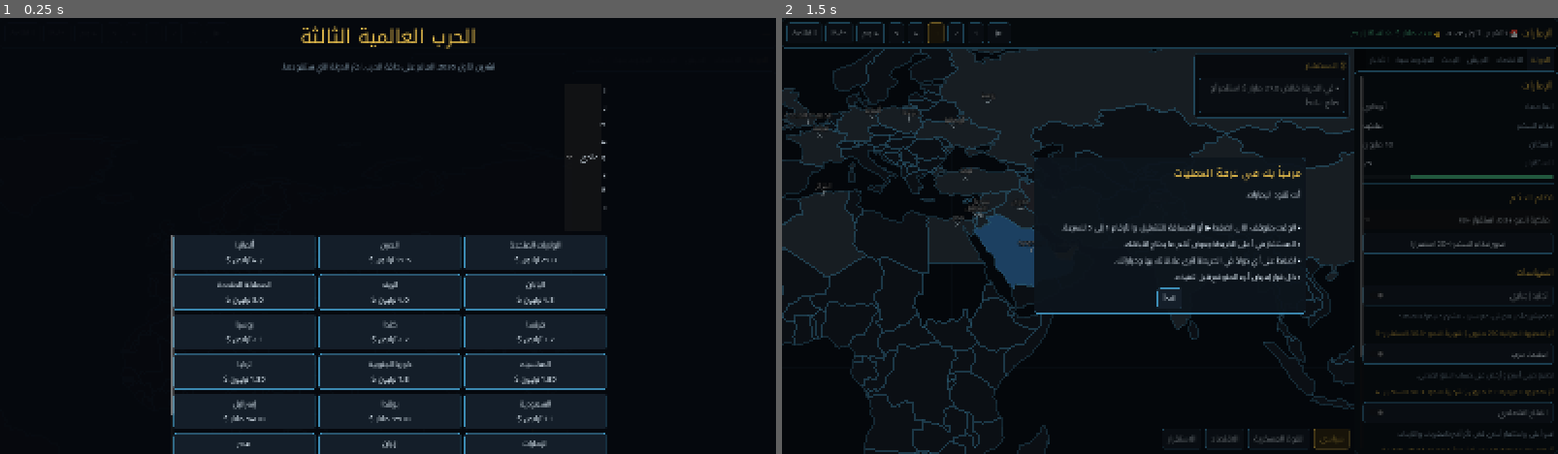
Above: before the commit, frames 1-2 (left to right).
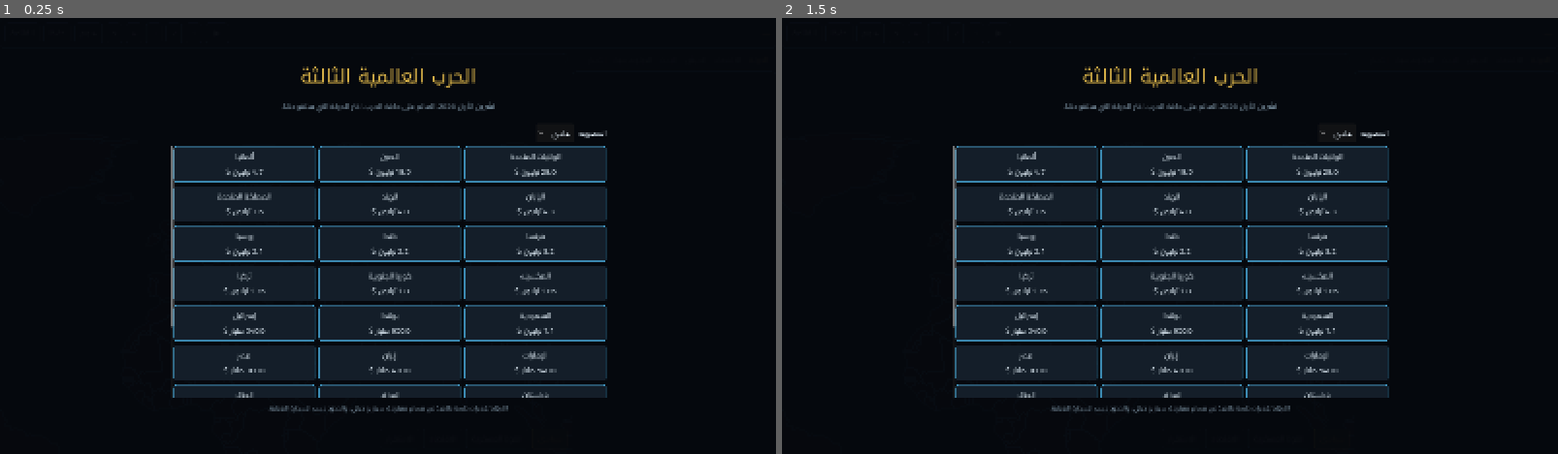
Above: after the commit, the same moments.

Repository: abbis9612-eng/zxc
Game: Godot game, scene res://ui/main.tscn
Same seed, same stepped clock (60 frames per second), same inputs: the game is played once before the commit and once after it.
Inputs:
- Up to frame 1 (0.25 s): no input
- Up to frame 2 (1.5 s): click "القوة العسكرية" at 0.5 s; click "الاستقرار" at 1.25 s

The runs differ from the first frame. In frame 1, 24% of the frame differs, in the area x 22-79%, y 1-100%; in frame 2, 22%.
Error before the commit: Parse Error: Cannot infer the type of "eff_a" variable because the value doesn't have a set type. (res://sim/combat.gd:89)

Commit message:
تشغيل فعلي على Godot 4.7: إصلاح أخطاء الترجمة والحفظ والواجهة
- combat.gd: أنواع صريحة لمتغيرات كانت تمنع ترجمة السكربت كله
- الحفظ بصيغة Godot الثنائية: JSON كان يفقد آخر رقم عشري فتنحرف المحاكاة بعد التحميل
- الواجهة: التسميات داخل الصفوف كانت تلتف حرفاً حرفاً، والقيم الطويلة توسّع اللوحة
- إزالة الرموز التعبيرية التي لا يدعمها خط Cairo
- tests/ui_smoke.gd: فحص يمر على كل الشاشات ويحفظ لقطات
- الاختبارات الآلية: 14 نجحت من 14

Co-Authored-By: Claude Opus 5.5 <noreply@anthropic.com>
Claude-Session: https://claude.ai/code/session_01WsxQtQMaNF6UyTPYC6kZwa

Diff:
--- a/sim/combat.gd
+++ b/sim/combat.gd
@@ -86,8 +86,8 @@
 	var strike_d := _side_power(sim, D, ["missiles", "drones", "artillery"]) + _side_power(sim, D, ["bombers"]) * sup_d
 	var intercept_d := clampf(ad_d / (ad_d + strike_a + 0.001), 0.05, 0.85)
 	var intercept_a := clampf(ad_a / (ad_a + strike_d + 0.001), 0.05, 0.85)
-	var eff_a := strike_a * (1.0 - intercept_d) * rng.range_f(0.85, 1.15)
-	var eff_d := strike_d * (1.0 - intercept_a) * rng.range_f(0.85, 1.15)
+	var eff_a: float = strike_a * (1.0 - intercept_d) * rng.range_f(0.85, 1.15)
+	var eff_d: float = strike_d * (1.0 - intercept_a) * rng.range_f(0.85, 1.15)
 	_apply_losses(sim, A, ["missiles"], 0.05, loss_a)
 	_apply_losses(sim, A, ["drones"], 0.08, loss_a)
 	_apply_losses(sim, D, ["missiles"], 0.05, loss_d)
@@ -112,20 +112,20 @@
 	for id in A:
 		land_a += _side_power(sim, [id], PHASE_UNITS["land"]) * _supply(sim, id, D)
 	var land_d := _side_power(sim, D, PHASE_UNITS["land"])
-	var total_a := land_a * (0.7 + 0.6 * sup_a) * _morale(sim, A) + eff_a * 0.5
-	var total_d := land_d * (0.7 + 0.6 * sup_d) * _morale(sim, D) * DEFENDER_BONUS + eff_d * 0.5
+	var total_a: float = land_a * (0.7 + 0.6 * sup_a) * _morale(sim, A) + eff_a * 0.5
+	var total_d: float = land_d * (0.7 + 0.6 * sup_d) * _morale(sim, D) * DEFENDER_BONUS + eff_d * 0.5
 	total_a *= 1.0 + (naval_a - 0.5) * 0.2
 	total_d *= 1.0 + (0.5 - naval_a) * 0.2
 	total_a *= rng.range_f(0.85, 1.15)
 	total_d *= rng.range_f(0.85, 1.15)
-	var ratio := total_a / (total_a + total_d + 0.001)
+	var ratio: float = total_a / (total_a + total_d + 0.001)
 	_apply_losses(sim, A, PHASE_UNITS["land"], 0.03 * (1.0 - ratio) + 0.005, loss_a)
 	_apply_losses(sim, D, PHASE_UNITS["land"], 0.03 * ratio + 0.005, loss_d)
 	_apply_losses(sim, D, ["artillery"], 0.02 * ratio, loss_d)
 	_apply_losses(sim, A, ["artillery"], 0.02 * (1.0 - ratio), loss_a)
 	phases.append({"id": "land", "name_ar": "المعركة البرية", "a": total_a, "d": total_d, "result": ratio * 2.0 - 1.0})
 
-	var delta := (ratio - 0.5) * 30.0
+	var delta: float = (ratio - 0.5) * 30.0
 	w["score"] = clampf(float(w["score"]) + delta, -100.0, 100.0)
 	w["battles"] = int(w["battles"]) + 1
 
@@ -207,17 +207,17 @@
 	var sup_d := air_d / (air_d + air_a + 0.5 * ad_a + 0.001)
 	var strike_a: float = p.call(A, ["missiles", "drones", "artillery"])
 	var strike_d: float = p.call(D, ["missiles", "drones", "artillery"])
-	var eff_a := strike_a * (1.0 - clampf(ad_d / (ad_d + strike_a + 0.001), 0.05, 0.85))
-	var eff_d := strike_d * (1.0 - clampf(ad_a / (ad_a + strike_d + 0.001), 0.05, 0.85))
+	var eff_a: float = strike_a * (1.0 - clampf(ad_d / (ad_d + strike_a + 0.001), 0.05, 0.85))
+	var eff_d: float = strike_d * (1.0 - clampf(ad_a / (ad_a + strike_d + 0.001), 0.05, 0.85))
 	var sea_a: float = p.call(A, ["ships", "submarines"])
 	var sea_d: float = p.call(D, ["ships", "submarines"])
 	var land_a := 0.0
 	for id in A:
 		land_a += float(p.call([id], PHASE_UNITS["land"])) * _supply(sim, id, D)
 	var land_d: float = p.call(D, PHASE_UNITS["land"])
-	var total_a := land_a * (0.7 + 0.6 * sup_a) * _morale(sim, A) + eff_a * 0.5
-	var total_d := land_d * (0.7 + 0.6 * sup_d) * _morale(sim, D) * DEFENDER_BONUS + eff_d * 0.5
-	var ratio := total_a / (total_a + total_d + 0.001)
+	var total_a: float = land_a * (0.7 + 0.6 * sup_a) * _morale(sim, A) + eff_a * 0.5
+	var total_d: float = land_d * (0.7 + 0.6 * sup_d) * _morale(sim, D) * DEFENDER_BONUS + eff_d * 0.5
+	var ratio: float = total_a / (total_a + total_d + 0.001)
 	return {
 		"defenders": D,
 		"air": sup_a / maxf(0.001, sup_a + sup_d),
--- a/sim/simulation.gd
+++ b/sim/simulation.gd
@@ -669,11 +669,12 @@
 
 func to_save() -> String:
 	state["rng"] = rng.state
-	return JSON.stringify(state, "", true, true)
+	# صيغة ثنائية دقيقة: نص JSON يفقد آخر رقم عشري فتنحرف المحاكاة بعد التحميل
+	return Marshalls.raw_to_base64(var_to_bytes(state))
 
 
 func load_save(text: String) -> bool:
-	var parsed: Variant = JSON.parse_string(text)
+	var parsed: Variant = bytes_to_var(Marshalls.base64_to_raw(text.strip_edges()))
 	if typeof(parsed) != TYPE_DICTIONARY or int(parsed.get("version", 0)) != SAVE_VERSION:
 		return false
 	state = parsed
--- /dev/null
+++ b/tests/ui_smoke.gd
@@ -0,0 +1,73 @@
+## فحص الواجهة: يشغّل الشاشة الرئيسية ويمر على كل التبويبات ويحفظ لقطات.
+##   godot --path . -s tests/ui_smoke.gd -- <مجلد_اللقطات>
+extends SceneTree
+
+var out_dir := "user://shots"
+
+
+func _initialize() -> void:
+	var args := OS.get_cmdline_user_args()
+	if not args.is_empty():
+		out_dir = args[0]
+	DirAccess.make_dir_recursive_absolute(out_dir)
+	change_scene_to_file("res://ui/main.tscn")
+	_run.call_deferred()
+
+
+func _wait(frames: int = 10) -> void:
+	for i in frames:
+		await process_frame
+
+
+func _shot(name: String) -> void:
+	await _wait(6)
+	var img := root.get_texture().get_image()
+	img.save_png(out_dir.path_join(name + ".png"))
+	print("لقطة: ", name)
+
+
+func _run() -> void:
+	await _wait(20)
+	var game: Node = root.get_node("Game")
+	var main: Node = current_scene
+	await _shot("01_start")
+	game.start_new("IRQ", 1, 2026)
+	await _shot("02_welcome")
+	# إغلاق نافذة الترحيب
+	main.dialog_queue.clear()
+	for ch in main.overlay.get_children():
+		ch.queue_free()
+	main.dialog_open = false
+	for i in 95:
+		game.step_day()
+	main.dialog_queue.clear()
+	for ch in main.overlay.get_children():
+		ch.queue_free()
+	main.dialog_open = false
+	main._dirty = true
+	await _shot("03_state")
+	var names := ["state", "economy", "army", "research", "diplomacy", "news"]
+	for t in names.size():
+		main.tabs.current_tab = t
+		main._refresh()
+		await _shot("04_tab_%d_%s" % [t, names[t]])
+	main._on_country_selected("SYR")
+	main._refresh()
+	await _shot("05_select_syria")
+	main._confirm_war("SYR")
+	await _shot("06_war_forecast")
+	# إعلان الحرب فعلاً ومتابعة المعارك
+	main.dialog_queue.clear()
+	for ch in main.overlay.get_children():
+		ch.queue_free()
+	main.dialog_open = false
+	game.sim.declare_war("IRQ", "SYR")
+	for i in 60:
+		game.step_day()
+	main.dialog_queue.clear()
+	for ch in main.overlay.get_children():
+		ch.queue_free()
+	main.dialog_open = false
+	main._show_battle_report()
+	await _shot("07_battle_report")
+	quit()
--- a/ui/main.gd
+++ b/ui/main.gd
@@ -423,10 +423,10 @@
 	var s = Game.sim
 	var p: Dictionary = s.player()
 	lbl_country.text = p["name_ar"]
-	lbl_date.text = "📅 " + s.date_text()
-	lbl_money.text = "💰 " + UI.money(float(p["treasury"]))
+	lbl_date.text = s.date_text()
+	lbl_money.text = "الخزينة " + UI.money(float(p["treasury"]))
 	var st := float(p["stability"])
-	lbl_stab.text = "⚖ استقرار %d" % int(st)
+	lbl_stab.text = "استقرار %d" % int(st)
 	lbl_stab.add_theme_color_override("font_color", UI.C_GOOD if st >= 50.0 else (UI.C_ACCENT if st >= 30.0 else UI.C_BAD))
 	btn_pause.text = "▶" if Game.paused else "⏸"
 	for i in speed_btns.size():
@@ -436,7 +436,7 @@
 ## المستشار: أهم 3 مشكلات أو فرص الآن، والضغط ينقلك للمكان الصحيح
 func _update_advisor() -> void:
 	UI.clear(advisor_box)
-	advisor_box.add_child(UI.title("🎖 المستشار", 16))
+	advisor_box.add_child(UI.title("المستشار", 16))
 	var s = Game.sim
 	var pid: String = s.state["player"]
 	var p: Dictionary = s.player()
@@ -766,6 +766,7 @@
 	var act := func(text: String, cb: Callable) -> void:
 		var b := UI.button(text, cb)
 		b.size_flags_horizontal = Control.SIZE_EXPAND_FILL
+		b.autowrap_mode = TextServer.AUTOWRAP_WORD_SMART
 		actions.add_child(b)
 	if not at_war:
 		act.call("تحسين العلاقات (%s)" % UI.money(maxf(0.2, float(s.player()["gdp"]) * 0.0005)), func(): _do(s.improve_relations(pid, id), "تحسنت العلاقات."))
--- a/ui/ui_kit.gd
+++ b/ui/ui_kit.gd
@@ -126,6 +126,9 @@
 	var h := HBoxContainer.new()
 	h.add_theme_constant_override("separation", 8)
 	for c in children:
+		# تسمية قصيرة داخل صف لا تلتف، وإلا انكسرت حرفاً حرفاً
+		if c is Label and not c.size_flags_horizontal & Control.SIZE_EXPAND:
+			(c as Label).autowrap_mode = TextServer.AUTOWRAP_OFF
 		h.add_child(c)
 	return h
 
@@ -159,11 +162,13 @@
 
 ## مفتاح: قيمة في سطر واحد
 static func kv(key: String, value: String, value_color: Color = C_TEXT) -> HBoxContainer:
+	# الطرفان يلتفان حتى لا توسّع القيم الطويلة اللوحة الجانبية
 	var k := label(key, C_MUTED)
 	k.size_flags_horizontal = Control.SIZE_EXPAND_FILL
-	k.autowrap_mode = TextServer.AUTOWRAP_OFF
 	var v := label(value, value_color)
-	v.autowrap_mode = TextServer.AUTOWRAP_OFF
+	v.size_flags_horizontal = Control.SIZE_EXPAND_FILL
+	v.size_flags_stretch_ratio = 1.3
+	v.horizontal_alignment = HORIZONTAL_ALIGNMENT_RIGHT
 	return row([k, v])
 
 
Not shown, added: assets/fonts/Cairo.ttf.import
Not shown, added: assets/fonts/NotoKufiArabic.ttf.import
Not shown, added: game/game.gd.uid
Not shown, added: sim/ai.gd.uid
Not shown, added: sim/combat.gd.uid
Not shown, added: sim/data_db.gd.uid
Not shown, added: sim/economy.gd.uid
Not shown, added: sim/rng.gd.uid
Not shown, added: sim/simulation.gd.uid
Not shown, added: tests/run_tests.gd.uid
Not shown, added: ui/main.gd.uid
Not shown, added: ui/ui_kit.gd.uid
(and 2 more such lines)
